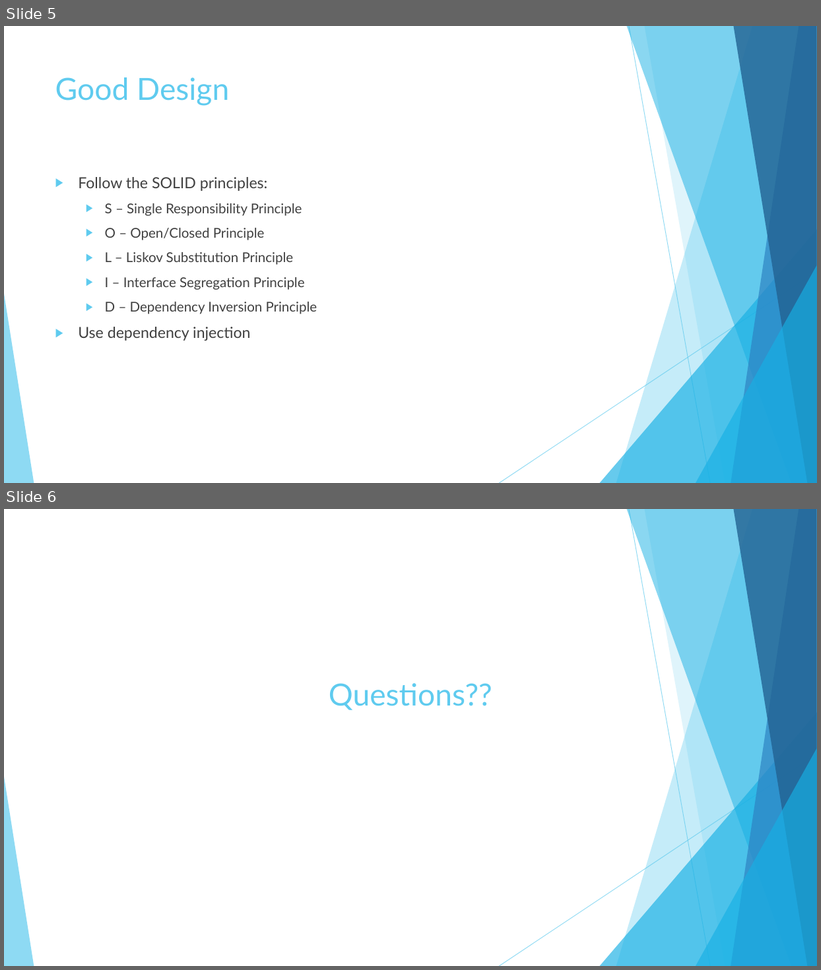
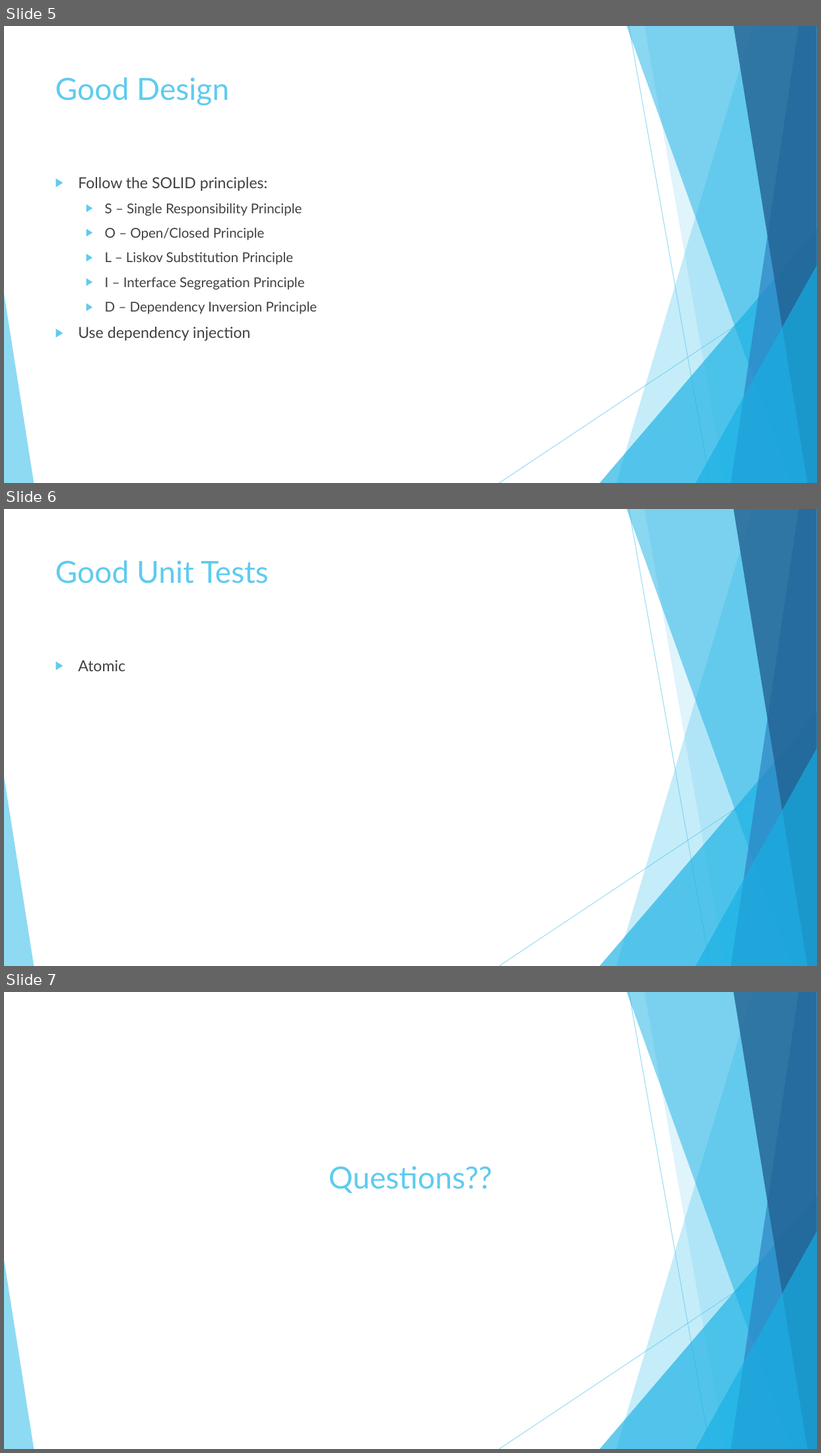
Before and after one commit to assadsiddiqui/refactor-to-good-design-unit-test-presentation, a slide deck: Refactoring to Good Design using Unit Tests.pptx. Shown one above the other, each under a label of ours: slides 5 and 6 before the commit, slides 5, 6 and 7 after it. The pictures are 821x970 and 821x1453 pixels, drawn with LibreOffice and Linux fonts; fonts in the diff are those of the drawing. Boxes give left, top, right and bottom in pixels: in the first picture for what was removed or moved away, otherwise in the second. Text is boxed around its words. In the diff, an @@ line names an element or a change of style, - is before the commit and + after.

Commit message:
Adding Good unit test slide

```diff
--- a/Refactoring to Good Design using Unit Tests.pptx
+++ b/Refactoring to Good Design using Unit Tests.pptx
@@ slide 6 added at box(4, 509, 817, 966), background #FFFFFF; not listed: 10 template elements that a slide beside it also shows @@
@@ title added at box(55, 560, 269, 584), 36 pt, text #5FCBEF @@
+Good Unit Tests
@@ text added at box(78, 660, 125, 671), 18 pt, text #404040 @@
+▶ Atomic
@@ what was slide 6 is now slide 7 @@
```
